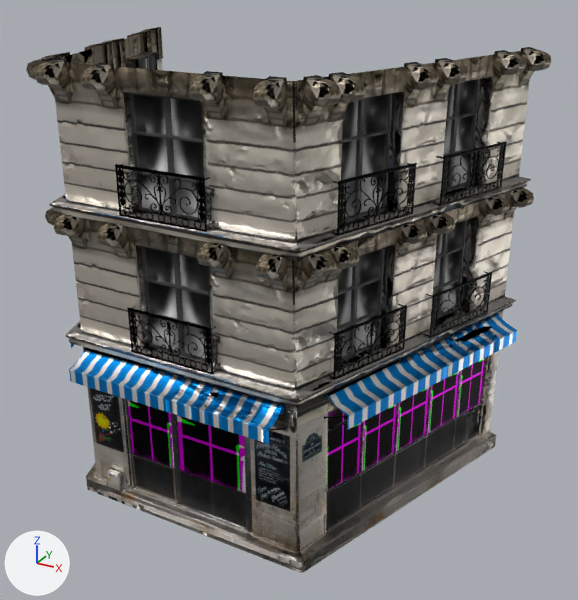
Two versions of the FBX model LD48/Assets/GraphicBank/Mesh/ENV_Glacier_02.fbx, one commit apart.
Rendered twice from a 50 mm lens placed at (11.12, -18.15, 14.71), pointed at (1.03, 0.21, 5.53). The lights are fixed; the arrows at lower left show +X, +Y and +Z. Where no turn or scale is listed for an object, it has been applied to the vertices. Vertices at the same position are counted once.

Script lines for the objects in view, before the commit:
```python
mat_glass_002 = principled_material('Glass.002')
mat_glass_002.texture = img_fakewindowsmask_png
mat_glass_002.metallic = 1.0
mat_m_glacier_001 = bpy.data.materials.new('M_Glacier.001')
mat_m_glacier_001.use_nodes = True; mat_m_glacier_001.node_tree.nodes.clear()
_N = mat_m_glacier_001.node_tree.nodes; _L = mat_m_glacier_001.node_tree.links
n0 = _N.new('ShaderNodeBsdfPrincipled'); n0.name = 'Principled BSDF'
n0.inputs[1].default_value = 1.0  # 'Metallic'
n1 = _N.new('ShaderNodeOutputMaterial'); n1.name = 'Material Output'
n2 = _N.new('ShaderNodeTexImage'); n2.name = 'Image Texture'
n2.image = img_env_glacier_albedo_png
n3 = _N.new('ShaderNodeTexImage'); n3.name = 'Image Texture.001'
n3.image = img_env_glacier_normal_png
n4 = _N.new('ShaderNodeNormalMap'); n4.name = 'Normal Map'
_L.new(n2.outputs[0], n0.inputs[0])  # 'Color' to 'Base Color'
_L.new(n3.outputs[0], n4.inputs[1])  # 'Color' to 'Color'
_L.new(n4.outputs[0], n0.inputs[5])  # 'Normal' to 'Normal'
_L.new(n0.outputs[0], n1.inputs[0])  # 'BSDF' to 'Surface'
me_mesh = bpy.data.meshes.new('Mesh')
me_mesh.from_pydata(...)  # 26187 vertices, 48220 faces; spans x -6.81..6.77, y -4.46..4.35, z -0.02..12.33
# faces by material slot: [47456, 54, 650, 60]
me_mesh.materials.append(mat_m_glacier_001)
me_mesh.materials.append(mat_glass_002)  # picture img_fakewindowsmask_png
me_mesh.materials.append(mat_m_glacier)
me_mesh.materials.append(mat_glass_003)  # picture img_env_windows_mask_png
ob_env_glacier_02 = bpy.data.objects.new('ENV_Glacier_02', me_mesh)
ob_env_glacier_02.location = (0.0, 0.0, 0.0)
```
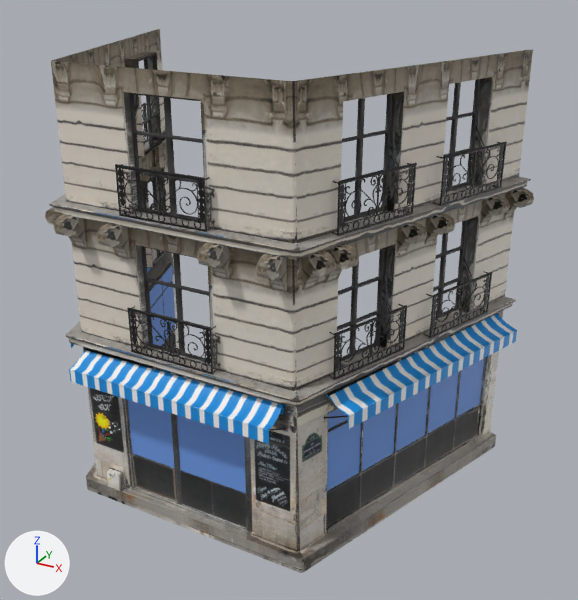
The newer file is also turned or shifted as a whole; pictures and numbers use the older file's frame.

Edits to the bpy script that builds the scene:
```text
Change mat_m_glacier_001:
    where n0 = _N.new('ShaderNodeBsdfPrincipled'); n0.name = 'Principled BSDF'
    remove n0.inputs[1].default_value = 1.0  # 'Metallic'
    remove n3 = _N.new('ShaderNodeTexImage'); n3.name = 'Image Texture.001'
    remove n3.image = img_env_glacier_normal_png
    remove n4 = _N.new('ShaderNodeNormalMap'); n4.name = 'Normal Map'
    remove _L.new(n3.outputs[0], n4.inputs[1])  # 'Color' to 'Color'
    remove _L.new(n4.outputs[0], n0.inputs[5])  # 'Normal' to 'Normal'
Change mat_glass_002:
    remove mat_glass_002.texture = img_fakewindowsmask_png
    mat_glass_002.metallic: 1.0 -> 0.0
    add mat_glass_002.base_color = (0.165, 0.336, 0.8)  # blue #719de7
Change me_mesh:
    used by ob_env_glacier_02; location = (0.0, 0.0, 0.0)
    remove me_mesh.from_pydata(...)  # 26187 vertices, 48220 faces; spans x -6.81..6.77, y -4.46..4.35, z -0.02..12.33
    add me_mesh.from_pydata(...)  # 25235 vertices, 46392 faces; spans x -6.81..6.77, y -4.46..4.35, z -0.02..12.27
    me_mesh part 1: 17 loose pieces with 952 vertices, spanning x -6.74..6.72, y -4.41..4.34, z 7.65..12.33, are deleted
    me_mesh part 2: 650 faces spanning x -5.3..5.23, y -3.44..2.84, z 5.11..11.72 switch from mat_m_glacier to mat_m_glacier_001 (picture img_env_glacier_albedo_png)
    remove me_mesh.materials.append(mat_glass_003)  # picture img_env_windows_mask_png
```

Location of each change, (x1, y1, x2, y2) in pixels of the pictures (578 x 600 px):
'ENV_Glacier_02', surface changed, reshaped (7% narrower)
    before: (26, 27, 551, 573)
    after: (45, 29, 534, 573)
part 1 of me_mesh, deleted
    before: (26, 27, 551, 127)
part 2 of me_mesh, recoloured (black to grey)
    both: (116, 52, 480, 363)
